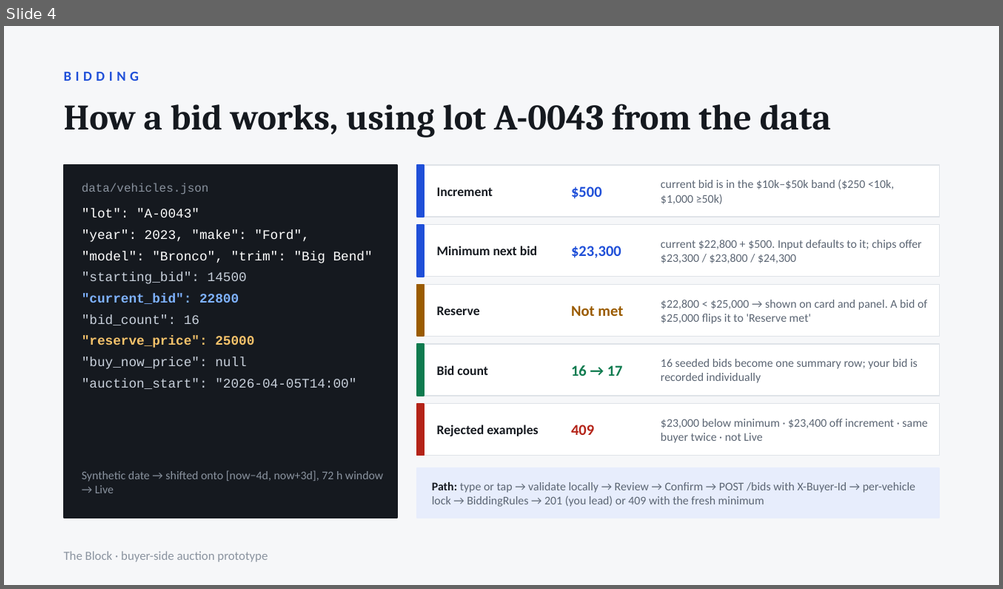
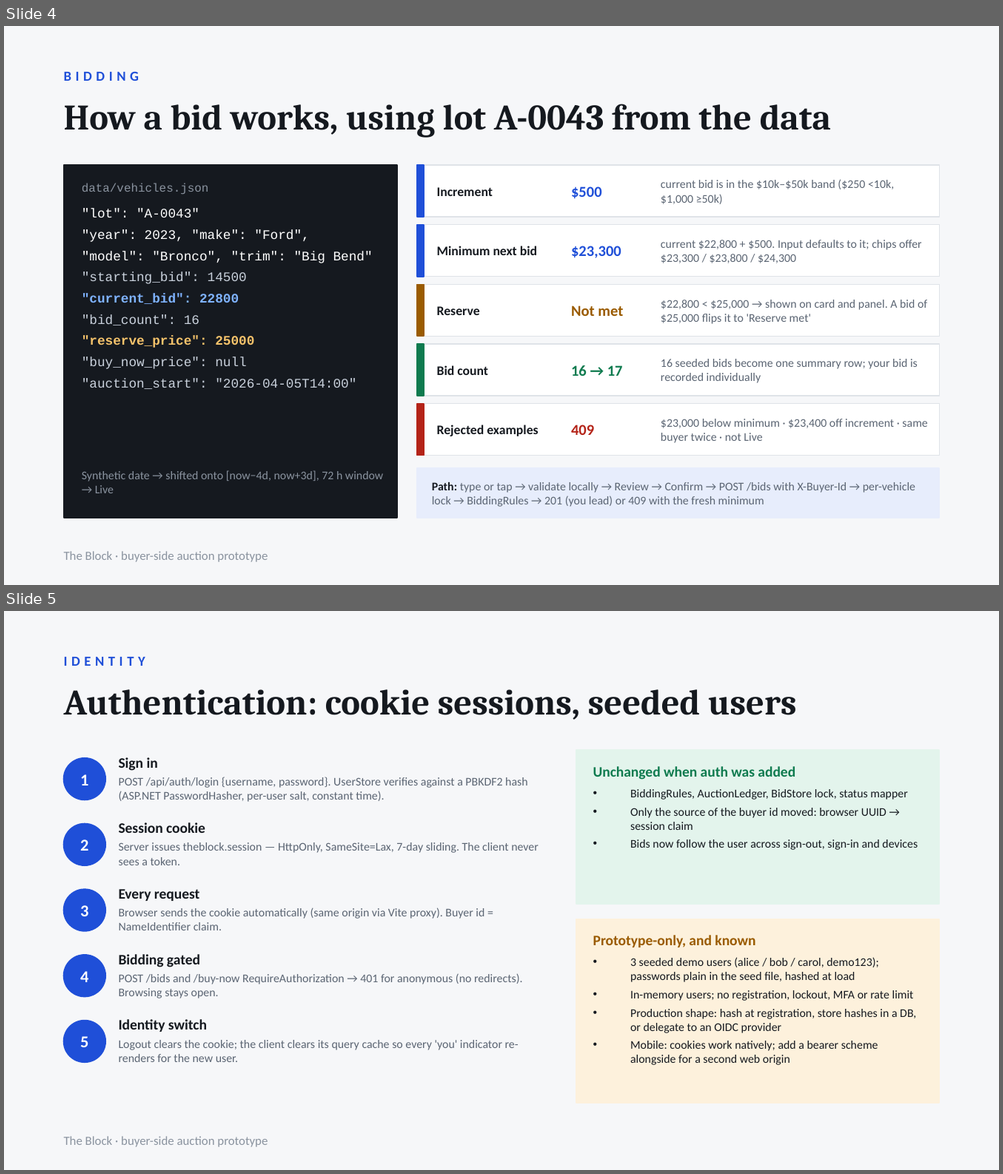
Before and after one commit to mah-kamran/the-block, a slide deck: docs/the-block-overview.pptx. Shown one above the other, each under a label of ours: slide 4 before the commit, slides 4 and 5 after it. The pictures are 1003x589 and 1003x1174 pixels, drawn with LibreOffice and Linux fonts; fonts in the diff are those of the drawing. Boxes give left, top, right and bottom in pixels: in the first picture for what was removed or moved away, otherwise in the second. Text is boxed around its words. In the diff, an @@ line names an element or a change of style, - is before the commit and + after.

```diff
--- a/docs/the-block-overview.pptx
+++ b/docs/the-block-overview.pptx
@@ slide 5 added at (4,611,999,1170), background #F6F7F9 @@
@@ text added at (64,657,145,666), 10 pt, text #1F4FD8, bold @@
+IDENTITY
@@ text added at (64,689,797,720), 26 pt, text #15191F, bold @@
+Authentication: cookie sessions, seeded users
@@ ellipse added at (64,758,105,800), fill #1F4FD8, outline #1F4FD8 1 pt @@
@@ text added at (119,758,158,771), 10.5 pt, text #15191F, bold @@
+Sign in
@@ rectangle added at (576,750,939,904), fill #E3F4EC, outline #E3F4EC 1 pt @@
@@ text added at (80,775,88,786), 12 pt, text #FFFFFF, bold @@
+1
@@ text added at (119,777,527,802), 8.5 pt, text #5B6573 @@
+POST /api/auth/login {username, password}. UserStore verifies against a PBKDF2 hash (ASP.NET PasswordHasher, per-user salt, constant time).
@@ text added at (593,766,795,780), 10.5 pt, text #0F7B4F, bold @@
+Unchanged when auth was added
@@ text added at (630,789,917,850), 8.5 pt, text #15191F @@
+• BiddingRules, AuctionLedger, BidStore lock, status mapper
+• Only the source of the buyer id moved: browser UUID → session claim
+• Bids now follow the user across sign-out, sign-in and devices
@@ ellipse added at (64,824,105,866), fill #1F4FD8, outline #1F4FD8 1 pt @@
@@ text added at (119,823,205,833), 10.5 pt, text #15191F, bold @@
+Session cookie
@@ text added at (80,840,88,851), 12 pt, text #FFFFFF, bold @@
+2
@@ text added at (119,843,538,866), 8.5 pt, text #5B6573 @@
+Server issues theblock.session — HttpOnly, SameSite=Lax, 7-day sliding. The client never sees a token.
@@ ellipse added at (64,889,105,931), fill #1F4FD8, outline #1F4FD8 1 pt @@
@@ text added at (119,889,200,901), 10.5 pt, text #15191F, bold @@
+Every request
@@ text added at (80,906,88,917), 12 pt, text #FFFFFF, bold @@
+3
@@ text added at (119,908,484,931), 8.5 pt, text #5B6573 @@
+Browser sends the cookie automatically (same origin via Vite proxy). Buyer id = NameIdentifier claim.
@@ rectangle added at (576,920,939,1103), fill #FDF1DC, outline #FDF1DC 1 pt @@
@@ text added at (593,935,755,948), 10.5 pt, text #9A5B00, bold @@
+Prototype-only, and known
@@ ellipse added at (64,955,105,997), fill #1F4FD8, outline #1F4FD8 1 pt @@
@@ text added at (119,954,200,968), 10.5 pt, text #15191F, bold @@
+Bidding gated
@@ text added at (630,957,916,1065), 8.5 pt, text #15191F @@
+• 3 seeded demo users (alice / bob / carol, demo123); passwords plain in the seed file, hashed at load
+• In-memory users; no registration, lockout, MFA or rate limit
+• Production shape: hash at registration, store hashes in a DB, or delegate to an OIDC provider
+• Mobile: cookies work natively; add a bearer scheme alongside for a second web origin
@@ text added at (80,971,88,982), 12 pt, text #FFFFFF, bold @@
+4
@@ text added at (119,974,523,999), 8.5 pt, text #5B6573 @@
+POST /bids and /buy-now RequireAuthorization → 401 for anonymous (no redirects). Browsing stays open.
@@ ellipse added at (64,1021,105,1062), fill #1F4FD8, outline #1F4FD8 1 pt @@
@@ text added at (119,1019,207,1032), 10.5 pt, text #15191F, bold @@
+Identity switch
@@ text added at (80,1037,88,1048), 12 pt, text #FFFFFF, bold @@
+5
@@ text added at (119,1040,518,1062), 8.5 pt, text #5B6573 @@
+Logout clears the cookie; the client clears its query cache so every 'you' indicator re-renders for the new user.
@@ text added at (64,1136,267,1147), 9 pt, text #8A939F @@
+The Block · buyer-side auction prototype
```
Also in this commit, not shown: 5 slides changed, 28 other files.
